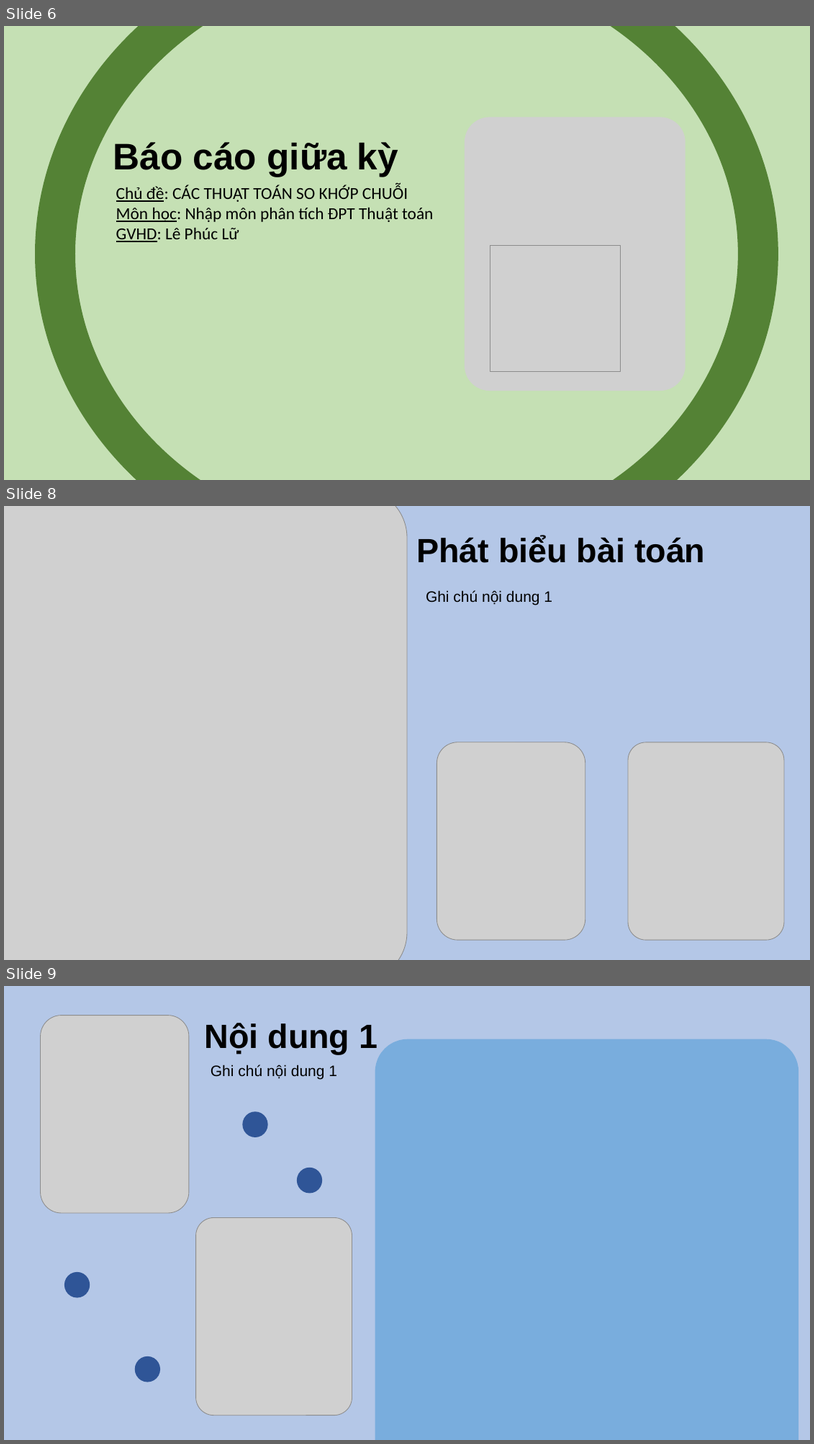
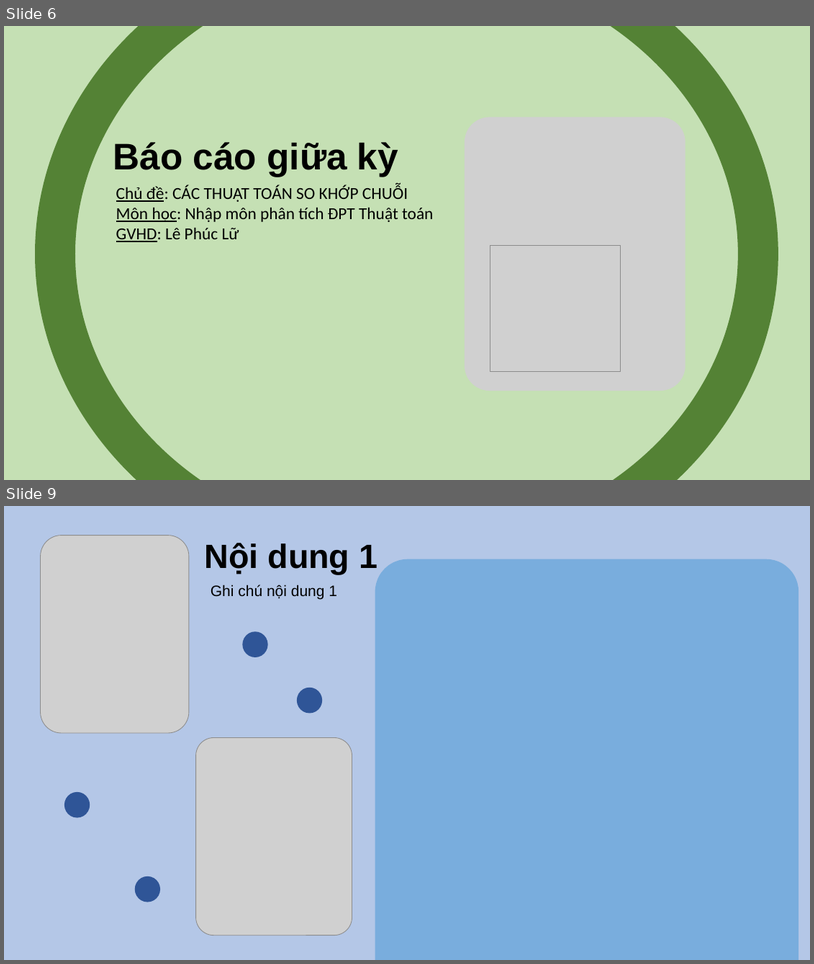
Before and after one commit to Yoshiyuki194/CSC14007_Mid-term-project, a slide deck: Slide.pptx. Shown one above the other, each under a label of ours: slides 6, 8 and 9 before the commit, slides 6 and 9 after it; the slides between them are not shown. The pictures are 814x1444 and 814x964 pixels, drawn with LibreOffice and Linux fonts; fonts in the diff are those of the drawing; grey boxes stand for pictures; background and template pictures are left out. Boxes give left, top, right and bottom in pixels: in the first picture for what was removed or moved away, otherwise in the second. Text is boxed around its words. In the diff, an @@ line names an element or a change of style, - is before the commit and + after.

```diff
--- a/Slide.pptx
+++ b/Slide.pptx
@@ slide 8 removed at [4,506,810,960], background #B4C7E7 @@
@@ picture removed at [4,506,407,960] @@
@@ text removed at [417,536,705,563] @@
-Phát biểu bài toán
@@ text removed at [426,590,553,605] @@
-Ghi chú nội dung 1
@@ picture removed at [437,742,586,939] @@
@@ picture removed at [628,742,784,939] @@
```
Also in this commit, not shown: 1 slide changed, 1 slide added, 1 other file.
